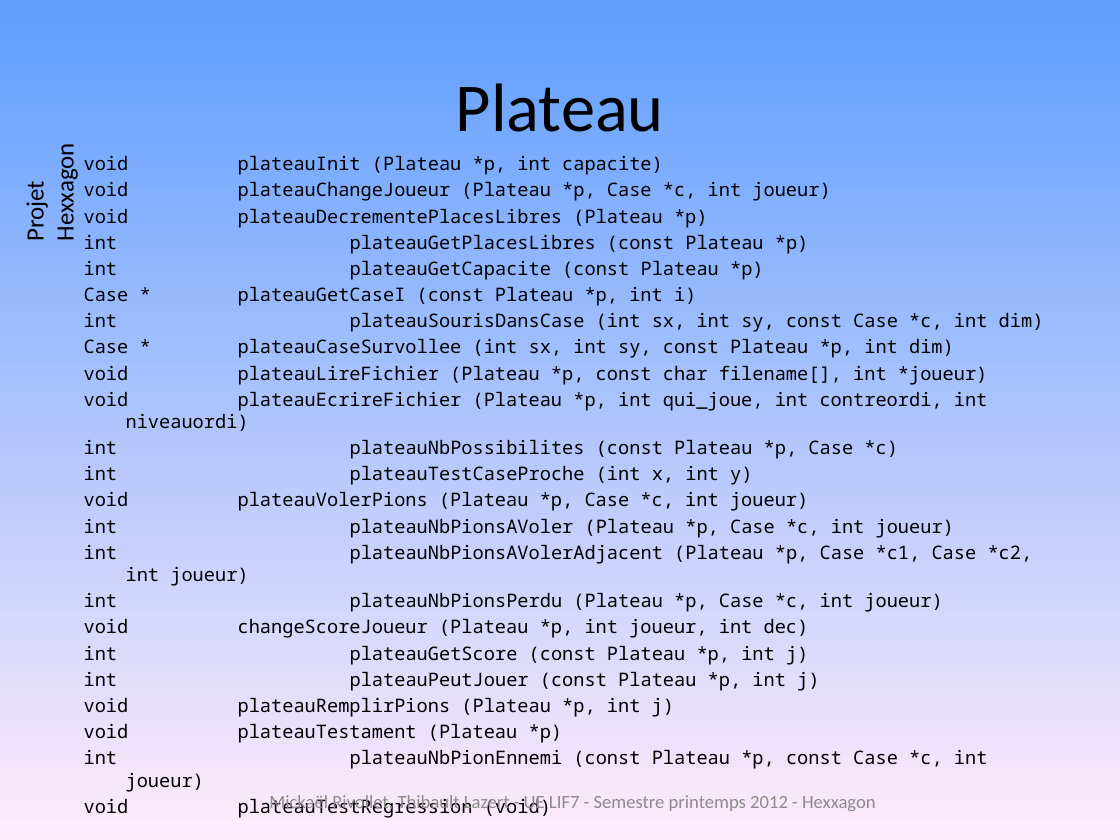
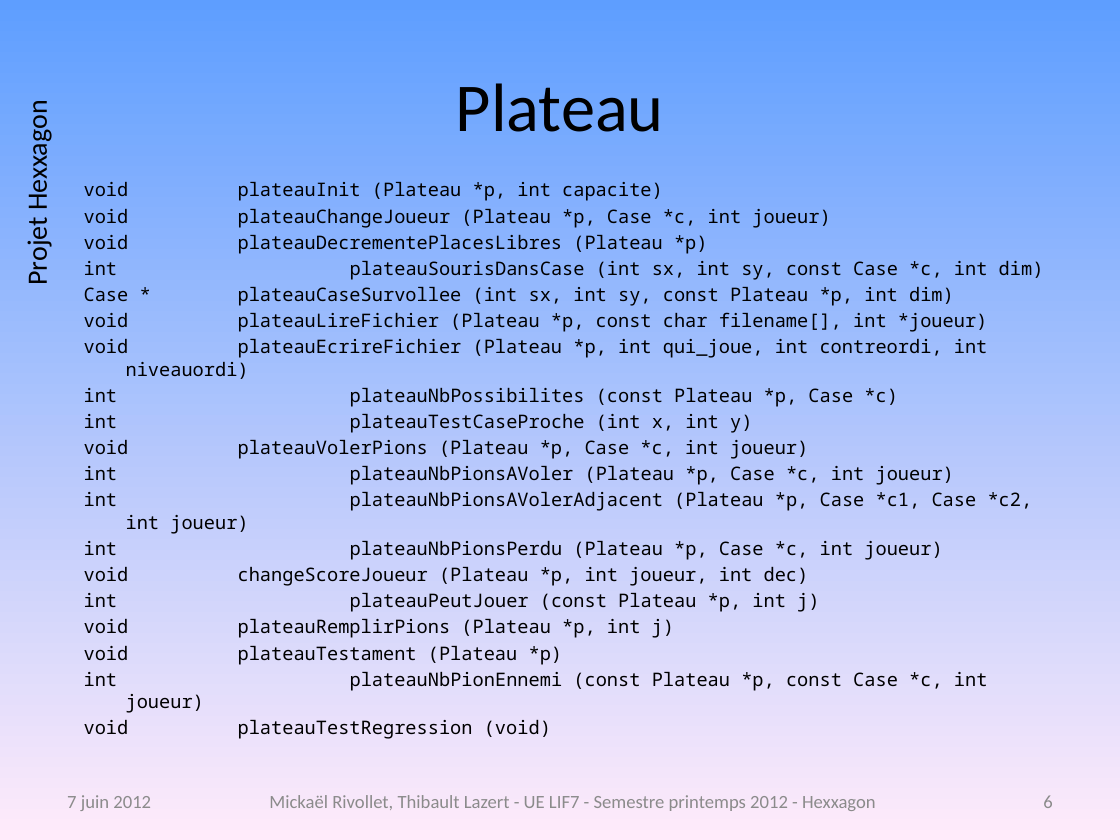
Before and after one commit to freeman1987/lazert-rivollet-lif7, a slide deck: slide 6 of projet/doc/diagrammecomplet.pptx. Drawn at 1120x840 pixels with LibreOffice and Linux fonts; fonts in the diff are those of the drawing; background and template pictures are left out. Boxes give left, top, right and bottom in pixels: in the first picture for what was removed or moved away, otherwise in the second. Text is boxed around its words. In the diff, an @@ line names an element or a change of style, - is before the commit and + after.

```diff
--- a/projet/doc/diagrammecomplet.pptx
+++ b/projet/doc/diagrammecomplet.pptx
@@ text "Projet Hexxagon" at [20,111,54,283]: size 16 to 18 pt @@
@@ text at [84,234,809,306]: paragraphs removed @@
-int plateauGetPlacesLibres (const Plateau *p)
-int plateauGetCapacite (const Plateau *p)
-Case * plateauGetCaseI (const Plateau *p, int i)
@@ text at [84,645,808,665]: paragraph removed @@
-int plateauGetScore (const Plateau *p, int j)
@@ text added at [67,795,151,811], 12 pt, text #8C8C8C @@
+7 juin 2012
@@ page number added at [1043,795,1052,808], 12 pt, text #8B8B8B @@
+6
```
Also in this commit, not shown: 11 other slides changed, 5 slides added, 3 other files.
